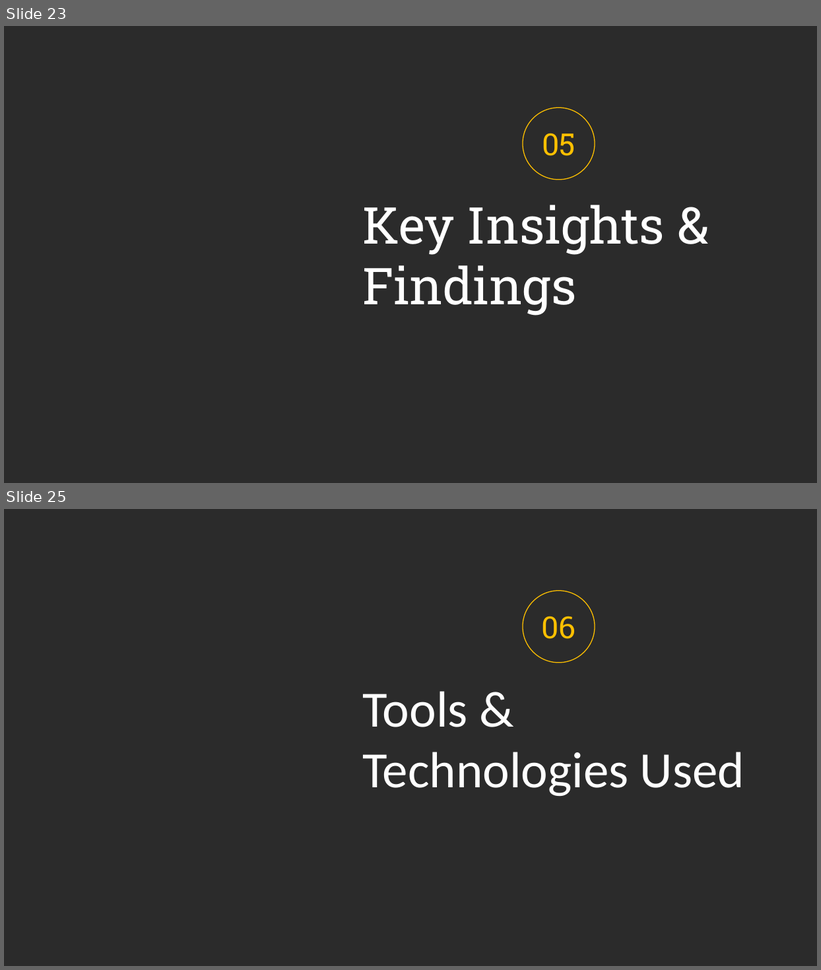
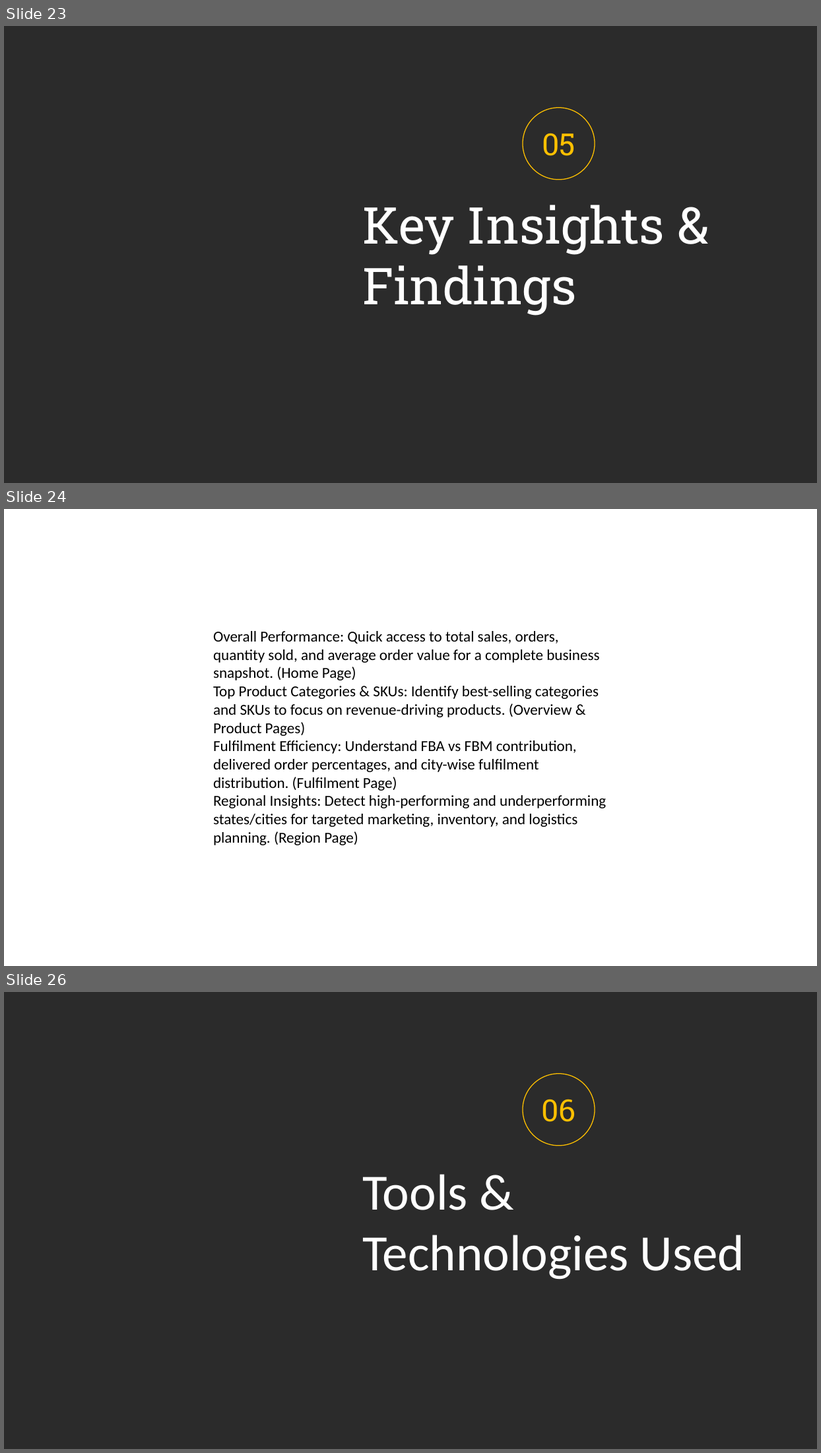
Before and after one commit to prafullwahatule/BI-Amazon-Sale-Report, a slide deck: Report/Amazon Sales Report.pptx. Shown one above the other, each under a label of ours: slides 23 and 25 before the commit, slides 23, 24 and 26 after it; the slides between them are not shown. The pictures are 821x970 and 821x1453 pixels, drawn with LibreOffice and Linux fonts; fonts in the diff are those of the drawing; background and template pictures are left out; a plain dark background stands for a picture behind light text. Boxes give left, top, right and bottom in pixels: in the first picture for what was removed or moved away, otherwise in the second. Text is boxed around its words. In the diff, an @@ line names an element or a change of style, - is before the commit and + after.

```diff
--- a/Report/Amazon Sales Report.pptx
+++ b/Report/Amazon Sales Report.pptx
@@ slide 24 added at (4, 509, 817, 966), background picture (left out) @@
@@ text added at (213, 631, 606, 846), 18 pt, text #000000 @@
+Overall Performance: Quick access to total sales, orders, quantity sold, and average order value for a complete business snapshot. (Home Page)
+Top Product Categories & SKUs: Identify best-selling categories and SKUs to focus on revenue-driving products. (Overview & Product Pages)
+Fulfilment Efficiency: Understand FBA vs FBM contribution, delivered order percentages, and city-wise fulfilment distribution. (Fulfilment Page)
+Regional Insights: Detect high-performing and underperforming states/cities for targeted marketing, inventory, and logistics planning. (Region Page)
@@ what was slide 25 is now slide 26 @@
```
Also in this commit, not shown: 2 slides changed, 3 other slides added, 4 slides removed.
